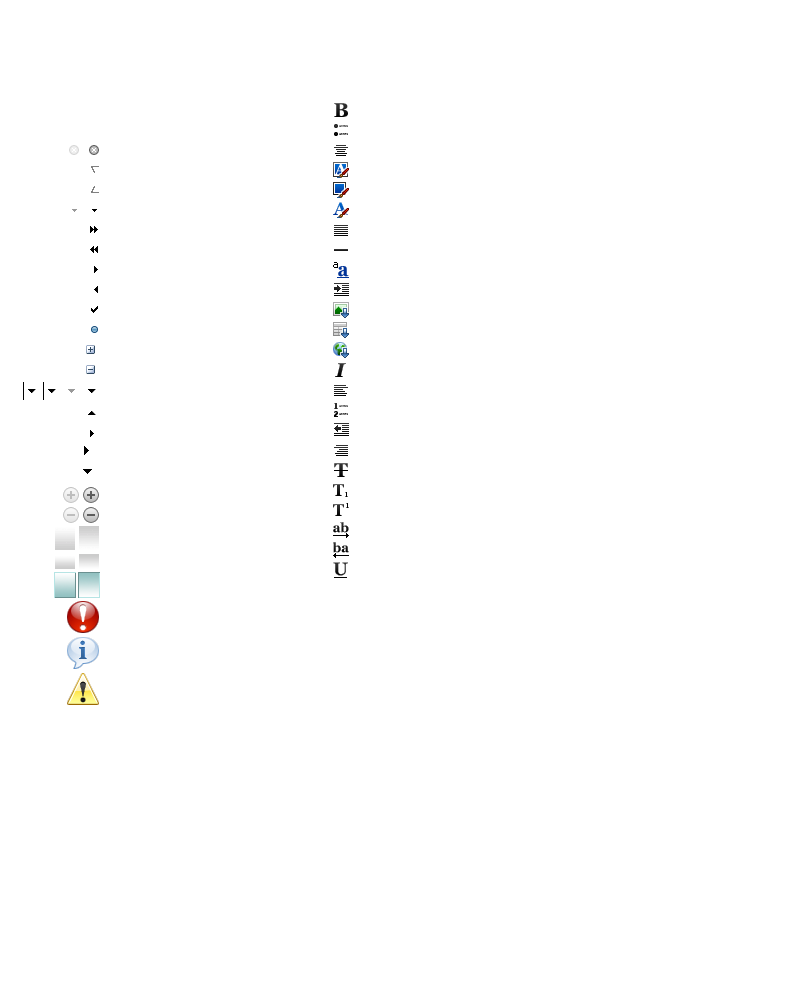
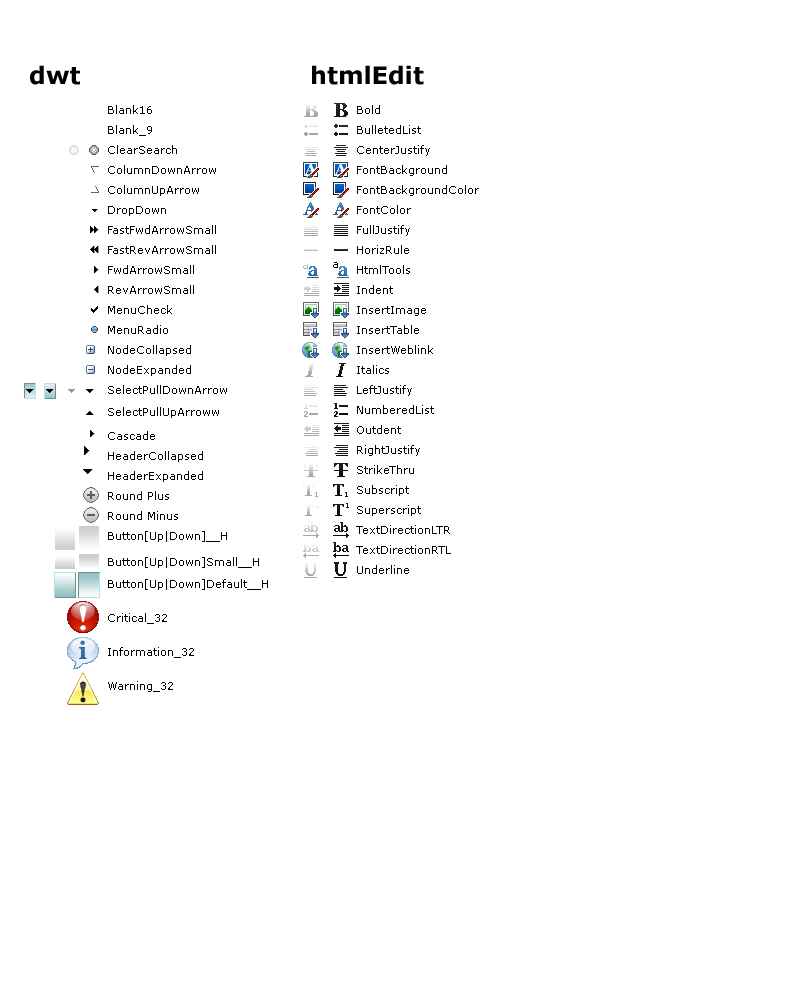
Layers edited between the first and the second 800 x 1000 image:
renamed "icon" to "icons", painted on it over [23, 103, 349, 705]
showed group "bg" (1st of 2) (6 layers) over [23, 65, 479, 705]
painted on "dwt text" over [108, 451, 268, 692]
